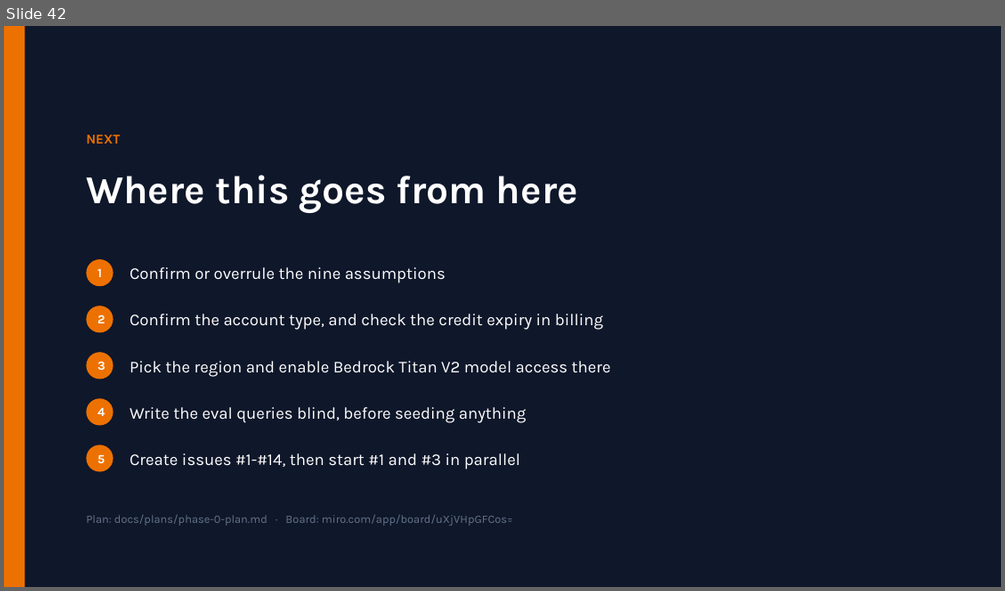
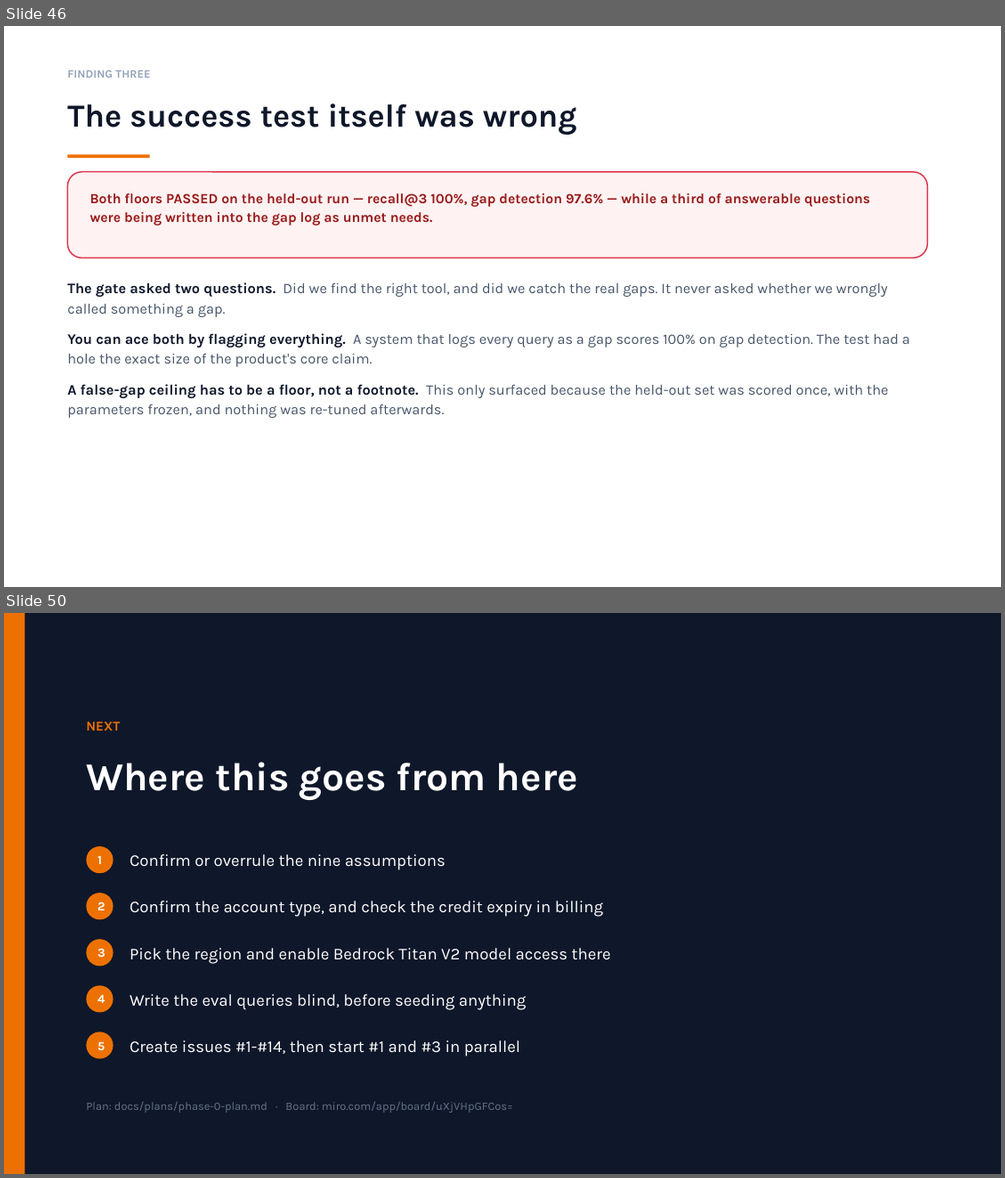
Before and after one commit to Endlessandothers/Endlessproject, a slide deck: docs/plans/endless-phase-0-v3.pptx. Shown one above the other, each under a label of ours: slide 42 before the commit, slides 46 and 50 after it; the slides between them are not shown. The pictures are 1005x591 and 1005x1178 pixels, drawn with LibreOffice and Linux fonts; fonts in the diff are those of the drawing. Boxes give left, top, right and bottom in pixels: in the first picture for what was removed or moved away, otherwise in the second. Text is boxed around its words. In the diff, an @@ line names an element or a change of style, - is before the commit and + after.

```diff
--- a/docs/plans/endless-phase-0-v3.pptx
+++ b/docs/plans/endless-phase-0-v3.pptx
@@ slide 46 added at bbox=[4, 26, 1001, 587], background #FFFFFF @@
@@ text added at bbox=[67, 70, 150, 78], 11 pt, text #94A3B8, bold @@
+FINDING THREE
@@ text added at bbox=[67, 103, 577, 135], 31 pt, text #0F172A, bold @@
+The success test itself was wrong
@@ rectangle added at bbox=[67, 155, 150, 158], fill #ED7100 @@
@@ rounded rectangle added at bbox=[67, 172, 928, 257], fill #FEF2F2, outline #DD344C 1.25 pt @@
@@ text added at bbox=[90, 193, 870, 225], 13.5 pt, text #991B1B, bold @@
+Both floors PASSED on the held-out run — recall@3 100%, gap detection 97.6% — while a third of answerable questions were being written into the gap log as unmet needs.
@@ text added at bbox=[67, 282, 910, 418], 14 pt, text #475569 @@
+The gate asked two questions. Did we find the right tool, and did we catch the real gaps. It never asked whether we wrongly called something a gap.
+You can ace both by flagging everything. A system that logs every query as a gap scores 100% on gap detection. The test had a hole the exact size of the product's core claim.
+A false-gap ceiling has to be a floor, not a footnote. This only surfaced because the held-out set was scored once, with the parameters frozen, and nothing was re-tuned afterwards.
@@ what was slide 42 is now slide 50 @@
```
Also in this commit, not shown: 2 slides changed, 7 other slides added.
